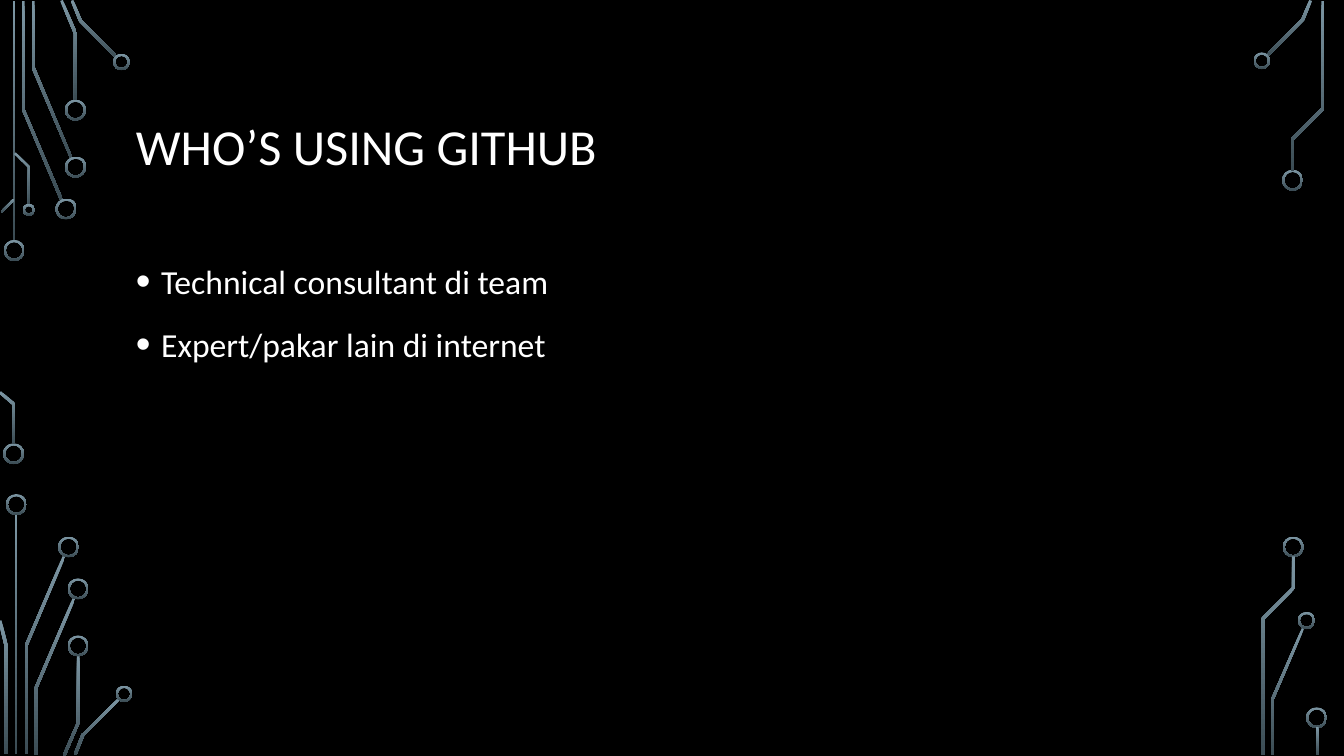
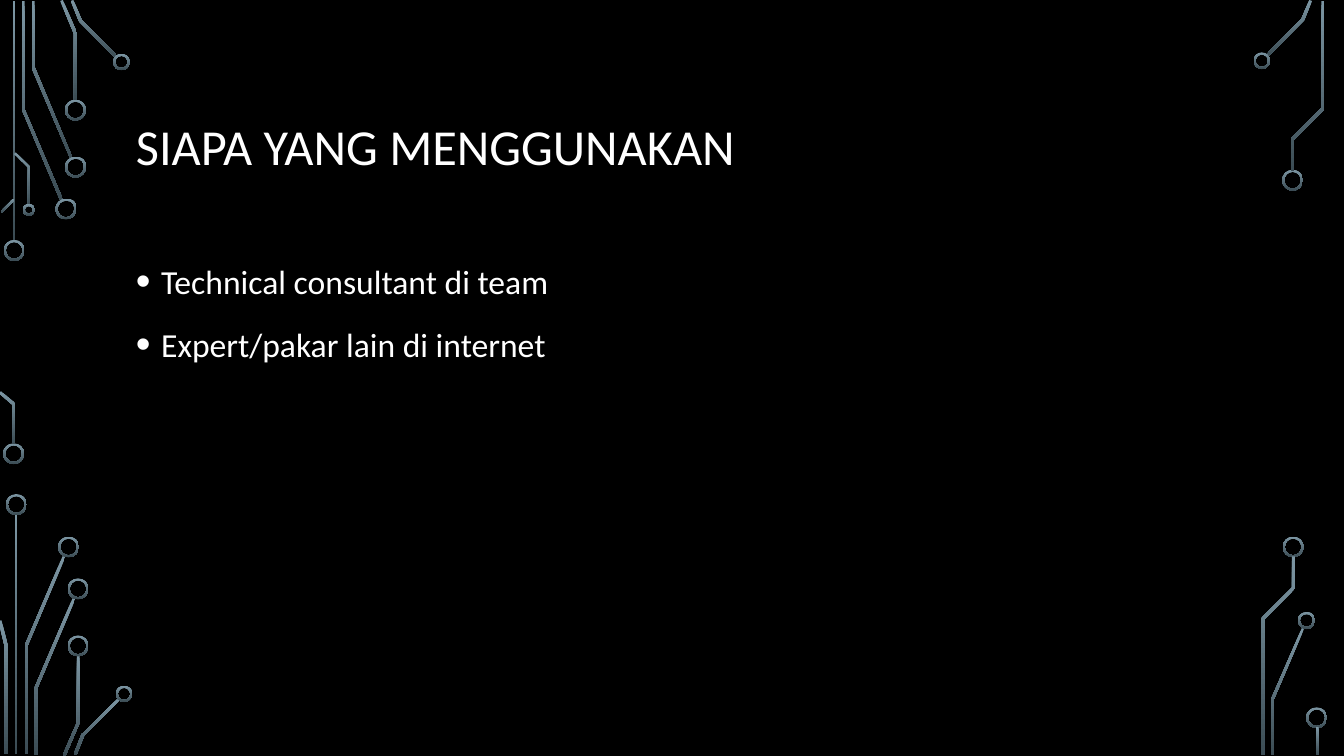
Before and after one commit to kamalamay/Cloudera, a slide deck: slide 7 of github_083118.pptx. Drawn at 1344x756 pixels with LibreOffice and Linux fonts; fonts in the diff are those of the drawing; background and template pictures are left out. Boxes give left, top, right and bottom in pixels: in the first picture for what was removed or moved away, otherwise in the second. Text is boxed around its words. In the diff, an @@ line names an element or a change of style, - is before the commit and + after.

```diff
--- a/github_083118.pptx
+++ b/github_083118.pptx
@@ title at (136, 132, 734, 166): text changed @@
-WHO’S USING GITHUB
+SIAPA YANG MENGGUNAKAN
```
Also in this commit, not shown: 4 other slides changed, 1 other file.
